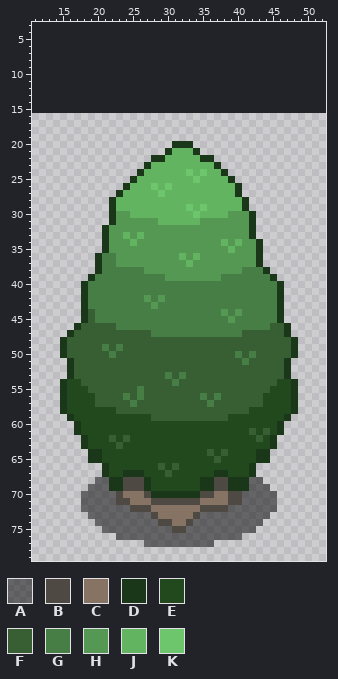
A pixel-art file gets an edit: Assets/_Project/Art/Aseprite/ASE Tree.aseprite. This is how it looked before the edit.
64x64 pixels, 1 frame. Shown: x 11..52, y 3..79. The old version is drawn lined up with the new one, on the new canvas.
Visible layers, top first: "Tree", "Shadow".
Palette (. is transparent): A #00000081  B #4f4943  C #877363  D #1b371a  E #22481e  F #375f33  G #477e45  H #549853  J #62b460  K #6dc66b
Pixels before (only the part around the change), first column x 11:
 3 ..........................................
 4 ..........................................
 5 ..........................................
 6 ..........................................
 7 ..........................................
 8 ..........................................
 9 ..........................................
10 ..........................................
11 ..........................................
12 ..........................................
13 ..........................................
14 ..........................................
15 ..........................................
16 ..........................................
17 ..........................................
18 ..........................................
19 ..........................................
20 ....................DDD...................
21 ...................DJJJD..................
22 .................DDJJJJJDD................
23 ................DJJJJJJJJJD...............
24 ...............DJJJJJJKJKJJD..............
25 ..............DJJJJJJJJKJJJJD.............
26 .............DJJJKJKJJJJJJJJJD............
27 ............DJJJJJKJJJJJJJJJJD............
28 ...........DJJJJJJJJJJJJJJJJJJD...........
29 ...........DJJJJJJJJJJKJKJJJJJD...........
30 ...........DHHJJJJJJJJJKJJJJHHHD..........
31 ...........DHHHHHHJJJJJJHHHHHHHD..........
32 ..........DHHHHHHHHHHHHHHHHHHHHD..........
33 ..........DHHJHJHHHHHHHHHHHHHHHD..........
34 ..........DHHHJHHHHHHHHHHHHJHJHHD.........
35 ..........DHHHHHHHHHHHHHHHHHJHHHD.........
36 .........DGGHHHHHHHHHJHJHHHHHHHHD.........
37 .........DGGHHHHHHHHHHJHHHHHHHHHD.........
38 .........DGGGGGGHHHHHHHHHHHHHHGGGD........
39 ........DGGGGGGGGGGHHHHHHHHGGGGGGGD.......
40 .......DGGGGGGGGGGGGGGGGGGGGGGGGGGGD......
41 .......DGGGGGGGGGGGGGGGGGGGGGGGGGGGD......
42 .......DGGGGGGGGHGHGGGGGGGGGGGGGGGGD......
43 .......DGGGGGGGGGHGGGGGGGGGGGGGGGGGD......
44 .......DFGGGGGGGGGGGGGGGGGGHGHGGGGGD......
45 .......DFGGGGGGGGGGGGGGGGGGGHGGGGGGD......
46 ......DFFFFFGGGGGGGGGGGGGGGGGGGGGGFFD.....
47 .....DFFFFFFFFFFFGGGGGGGGGGGGGFFFFFFD.....
48 ....DFFFFFFFFFFFFFFFFFFFFFFFFFFFFFFFFD....
49 ....DFFFFFGFGFFFFFFFFFFFFFFFFFFFFFFFFD....
50 ....DFFFFFFGFFFFFFFFFFFFFFFFFGFGFFFFFD....
51 .....DFFFFFFFFFFFFFFFFFFFFFFFFGFFFFFD.....
52 .....DFFFFFFFFFFFFFFFFFFFFFFFFFFFFFFD.....
53 .....DFFFFFFFFFFFFFGFGFFFFFFFFFFFFFFD.....
54 ....DEEFFFFFFFFFFFFFGFFFFFFFFFFFFFFEED....
55 ....DEEEFFFFFFFGFFFFFFFFFFFFFFFFFFEEED....
56 ....DEEEEFFFFGFGFFFFFFFFGFGFFFFFFEEEED....
57 ....DEEEEFFFFFGFFFFFFFFFFGFFFFFFFEEEED....
58 ....DEEEEEEEFFFFFFFFFFFFFFFFFFFEEEEEED....
59 .....DEEEEEEEEEEEFFFFFFFFFFFEEEEEEEED.....
60 ......DEEEEEEEEEEEEEEEEEEEEEEEEEEEED......
61 ......DEEEEEEEEEEEEEEEEEEEEEEEEFEFED......
62 .......DEEEFEFEEEEEEEEEEEEEEEEEEFED.......
63 .......DEEEEFEEEEEEEEEEEEEEEEEEEEED.......
64 ........DDEEEEEEEEEEEEEEEFEFEEEEDD........
65 ........DDEEEEEEEEEEEEEEEEFEEEEEDD........
66 ..........DEEEEEEEFEFEEEEEEEEEED..........
67 ..........DEEDDDEEEFEEEEEEDDEEED..........
68 .........AADDBBBDEEEEEEEDDBBDDDAA.........
69 ........AAADDBBBDEEEEEEEDDBBDDDAAA........
70 .......AAAAABCCCBDDDDDDDBBCCBBAAAAA.......
71 .......AAAAABBCCCBBBBBBBCCCCBBAAAAA.......
72 .......AAAAAAABBBCCCCCCCBBBBAAAAAAA.......
73 ........AAAAAAAAABCCCCCBAAAAAAAAAA........
74 .........AAAAAAAAABBCCBAAAAAAAAAA.........
75 ..........AAAAAAAAAABBAAAAAAAAAA..........
76 ............AAAAAAAAAAAAAAAAAA............
77 ................AAAAAAAAAA................
After the commit:
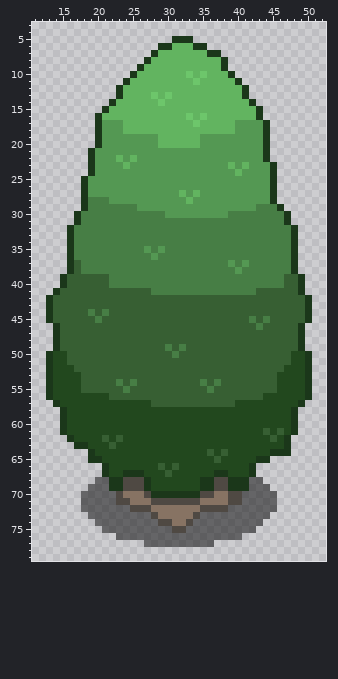
Change:
canvas 64x64 -> 64x80, the old top-left corner now at 0,16
y 5: x 31..33 ... -> DDD
y 6: x 29..35 ....... -> DDJJJDD
y 7: x 28..37 .......... -> DJJJJJJJDD
y 8: x 27..38 ............ -> DJJJJJJJJJJD
y 9: x 26..38 ............. -> DJJJJJJJJJJJD
y 10: x 25..39 ............... -> DJJJJJJJKJKJJJD
y 11: x 24..40 ................. -> DJJJJJJJJJKJJJJJD
y 12: x 23..41 ................... -> DJJJJJJJJJJJJJJJJJD
y 13: x 23..41 ................... -> DJJJJKJKJJJJJJJJJJD
y 14: x 22..42 ..................... -> DJJJJJJKJJJJJJJJJJJJD
y 15: x 21..43 ....................... -> DJJJJJJJJJJJJJJJJJJJJJD
y 16: x 20..43 ........................ -> DJJJJJJJJJJJJKJKJJJJJJJD
y 17: x 20..44 ......................... -> DHHHJJJJJJJJJJKJJJJJHHHHD
y 18: x 20..44 ......................... -> DHHHJJJJJJJJJJJJJJJJHHHHD
y 19: x 20..44 ......................... -> DHHHHHHHHJJJJJJHHHHHHHHHD
y 20: x 20..44 ...........DDD........... -> DHHHHHHHHJJJJJJHHHHHHHHHD
y 21: x 19..44 ...........DJJJD.......... -> DHHHHHHHHHHHHHHHHHHHHHHHHD
y 22: x 19..44 .........DDJJJJJDD........ -> DHHHJHJHHHHHHHHHHHHHHHHHHD
y 23: x 19..45 ........DJJJJJJJJJD........ -> DHHHHJHHHHHHHHHHHHHHJHJHHHD
y 24: x 19..45 .......DJJJJJJKJKJJD....... -> DHHHHHHHHHHHHHHHHHHHHJHHHHD
y 25: x 18..45 .......DJJJJJJJJKJJJJD...... -> DHHHHHHHHHHHHHHHHHHHHHHHHHHD
y 26: x 18..45 ......DJJJKJKJJJJJJJJJD..... -> DHHHHHHHHHHHHHHHHHHHHHHHHHHD
y 27: x 18..31 .....DJJJJJKJJ -> DHHHHHHHHHHHHH; x 33 J -> H; x 35..45 JJJJJD..... -> HHHHHHHHHHD
y 28: x 18..32 ....DJJJJJJJJJJ -> DGGGHHHHHHHHHHH; x 34..45 JJJJJJJD.... -> HHHHHHHHHHHD
y 29: x 18..46 ....DJJJJJJJJJJKJKJJJJJD..... -> DGGGGGGGHHHHHHHHHHHHHHHHHGGGD
y 30: x 17..47 .....DHHJJJJJJJJJKJJJJHHHD..... -> DGGGGGGGGGGGGHHHHHHHHHGGGGGGGGD
y 31: x 17..47 .....DHHHHHHJJJJJJHHHHHHHD..... -> DGGGGGGGGGGGGGGGGGGGGGGGGGGGGGD
y 32: x 16..48 .....DHHHHHHHHHHHHHHHHHHHHD...... -> DGGGGGGGGGGGGGGGGGGGGGGGGGGGGGGGD
y 33: x 16..48 .....DHHJHJHHHHHHHHHHHHHHHD...... -> DGGGGGGGGGGGGGGGGGGGGGGGGGGGGGGGD
y 34: x 16..48 .....DHHHJHHHHHHHHHHHHJHJHHD..... -> DGGGGGGGGGGGGGGGGGGGGGGGGGGGGGGGD
y 35: x 16..26 .....DHHHHH -> DGGGGGGGGGG; x 28 H -> G; x 30..48 HHHHHHHHHJHHHD..... -> GGGGGGGGGGGGGGGGGGD
y 36: x 16..20 ....D -> DGGGG; x 23..27 HHHHH -> GGGGG; x 29..48 HHHJHJHHHHHHHHD..... -> GGGGGGGGGGGGGGGGGGGD
y 37: x 16..20 ....D -> DFGGG; x 23..38 HHHHHHHHHHJHHHHH -> GGGGGGGGGGGGGGGG; x 40 H -> G; x 42..48 HD..... -> GGGGGGD
y 38: x 16..20 ....D -> DFGGG; x 27..39 HHHHHHHHHHHHH -> GGGGGGGGGGGGG; x 44..48 D.... -> GGGGD
y 39: x 15..21 ....DGG -> DFFFFFF; x 30..37 HHHHHHHH -> GGGGGGGG; x 45..49 D.... -> GGFFD
y 40: x 15..21 ...DGGG -> DFFFFFF; x 46..49 D... -> GFFD
y 41: x 14..27 ....DGGGGGGGGG -> DFFFFFFFFFFFFF; x 43..49 GGGD... -> FFFFFFD
y 42: x 13..50 .....DGGGGGGGGHGHGGGGGGGGGGGGGGGGD.... -> DFFFFFFFFFFFFFFFFFFFFFFFFFFFFFFFFFFFFD
y 43: x 13..50 .....DGGGGGGGGGHGGGGGGGGGGGGGGGGGD.... -> DFFFFFFFFFFFFFFFFFFFFFFFFFFFFFFFFFFFFD
y 44: x 13..20 .....DFG -> DFFFFFGF; x 22..50 GGGGGGGGGGGGGGGGHGHGGGGGD.... -> FFFFFFFFFFFFFFFFFFFFFFFFFFFFD
y 45: x 13..18 .....D -> DFFFFF; x 21..41 GGGGGGGGGGGGGGGGGGHGG -> FFFFFFFFFFFFFFFFFFFFF; x 43 G -> F; x 45..50 GD.... -> FFFFFD
y 46: x 14..17 ...D -> DFFF; x 23..42 GGGGGGGGGGGGGGGGGGGG -> FFFFFFFFFFFFFFFFFFFF; x 44 G -> F; x 47..49 D.. -> FFD
y 47: x 14..16 ..D -> DFF; x 28..40 GGGGGGGGGGGGG -> FFFFFFFFFFFFF; x 47..49 D.. -> FFD
y 48: x 14..15 .D -> DF; x 48..49 D. -> FD
y 49: x 14..15 .D -> DF; x 21 G -> F; x 23 G -> F; x 30 F -> G; x 32 F -> G; x 48..49 D. -> FD
y 50: x 13..15 ..D -> DEE; x 22 G -> F; x 31 F -> G; x 40 G -> F; x 42 G -> F; x 48..50 D.. -> EED
y 51: x 13..16 ...D -> DEEF; x 41 G -> F; x 47..50 D... -> FEED
y 52: x 13..16 ...D -> DEEE; x 47..50 D... -> EEED
y 53: x 13..17 ...DF -> DEEEE; x 30 G -> F; x 32 G -> F; x 46..50 FD... -> EEEED
y 54: x 13..15 ..D -> DEE; x 23 F -> G; x 25 F -> G; x 31 G -> F; x 35 F -> G; x 37 F -> G; x 48..50 D.. -> EED
y 55: x 13..15 ..D -> DEE; x 18 E -> F; x 24 F -> G; x 26 G -> F; x 36 F -> G; x 45 E -> F; x 48..50 D.. -> EED
y 56: x 13..15 ..D -> DEE; x 20..21 FF -> EE; x 24 G -> F; x 26 G -> F; x 35 G -> F; x 37 G -> F; x 48..50 D.. -> EED
y 57: x 14..15 .D -> DE; x 20..27 FFFFFGFF -> EEEEEEEE; x 36 G -> F; x 40..43 FFFF -> EEEE; x 48..49 D. -> ED
y 58: x 23..41 FFFFFFFFFFFFFFFFFFF -> EEEEEEEEEEEEEEEEEEE
y 59: x 15..16 .D -> DE; x 28..38 FFFFFFFFFFF -> EEEEEEEEEEE; x 47..48 D. -> ED
y 60: x 15..17 ..D -> DEE; x 46..48 D.. -> EED
y 61: x 15..17 ..D -> DEE; x 42 F -> E; x 46..48 D.. -> FED
y 62: x 16..18 ..D -> DEE; x 21..24 EFEF -> FEFE; x 43 F -> E; x 45..47 D.. -> FED
y 63: x 17 . -> D; x 22..23 EF -> FE; x 45..47 D.. -> EED
y 64: x 20 D -> E; x 43..47 DD... -> EEDDD
